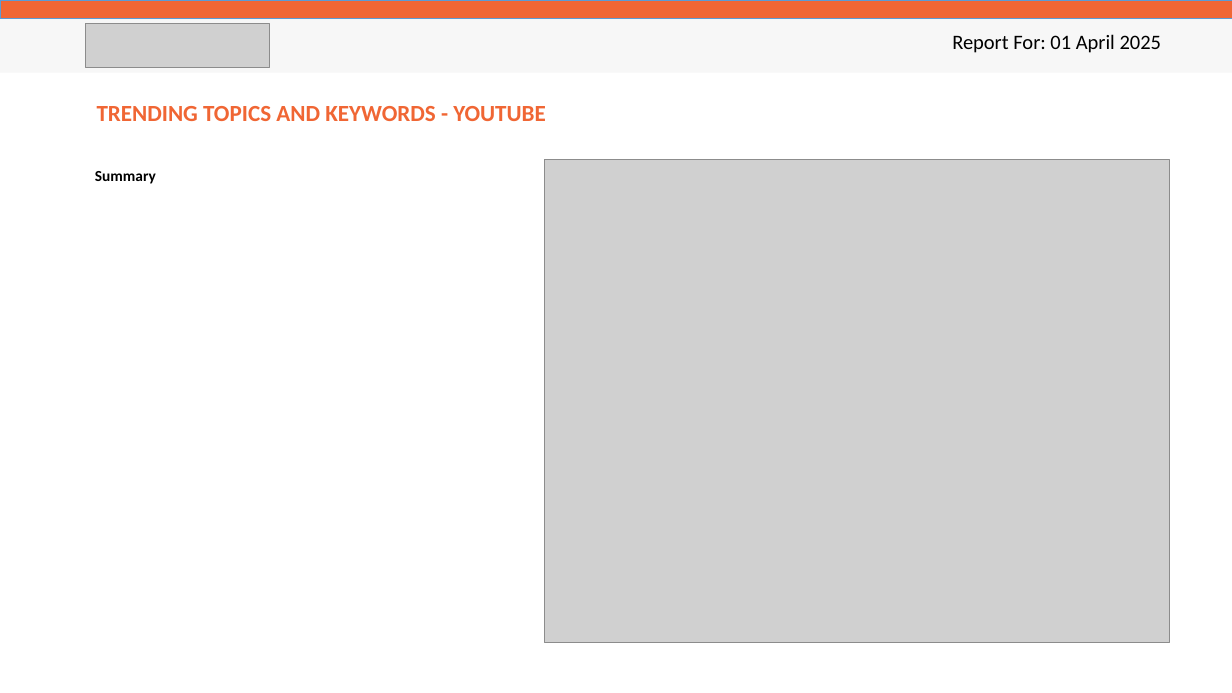
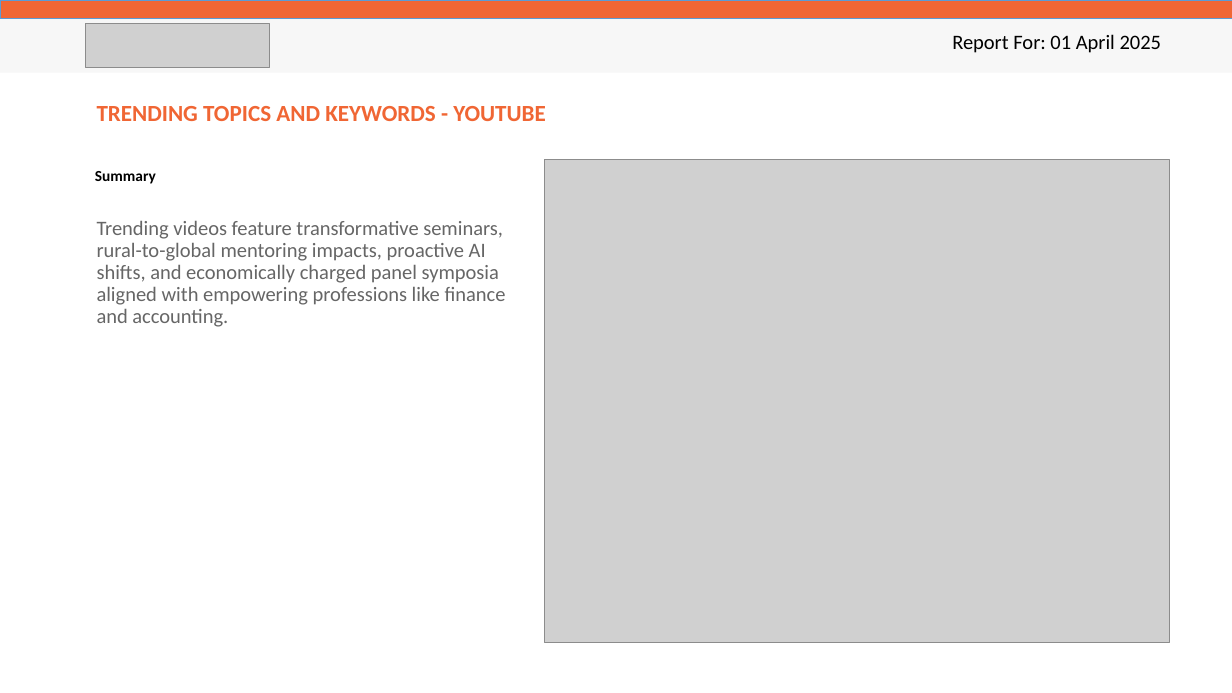
Before and after one commit to Oxygene-Creative/o2-audiovisual-api, a slide deck: slide 4 of app/reporters/samples/digital_safaricom.pptx. Drawn at 1232x693 pixels with LibreOffice and Linux fonts; fonts in the diff are those of the drawing; grey boxes stand for pictures. Boxes give left, top, right and bottom in pixels: in the first picture for what was removed or moved away, otherwise in the second. Text is boxed around its words. In the diff, an @@ line names an element or a change of style, - is before the commit and + after.

```diff
--- a/app/reporters/samples/digital_safaricom.pptx
+++ b/app/reporters/samples/digital_safaricom.pptx
@@ text added at bbox=[97, 221, 506, 327], 16 pt, text #666666 @@
+Trending videos feature transformative seminars, rural-to-global mentoring impacts, proactive AI shifts, and economically charged panel symposia aligned with empowering professions like finance and accounting.
```
Also in this commit, not shown: 13 other slides changed, 10 other files.
